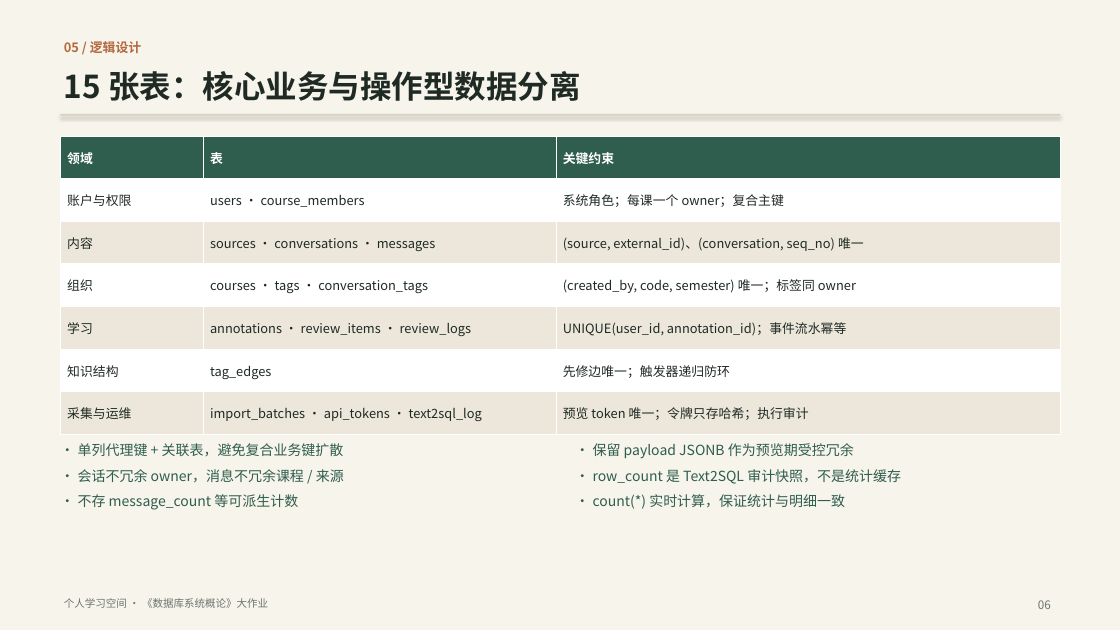
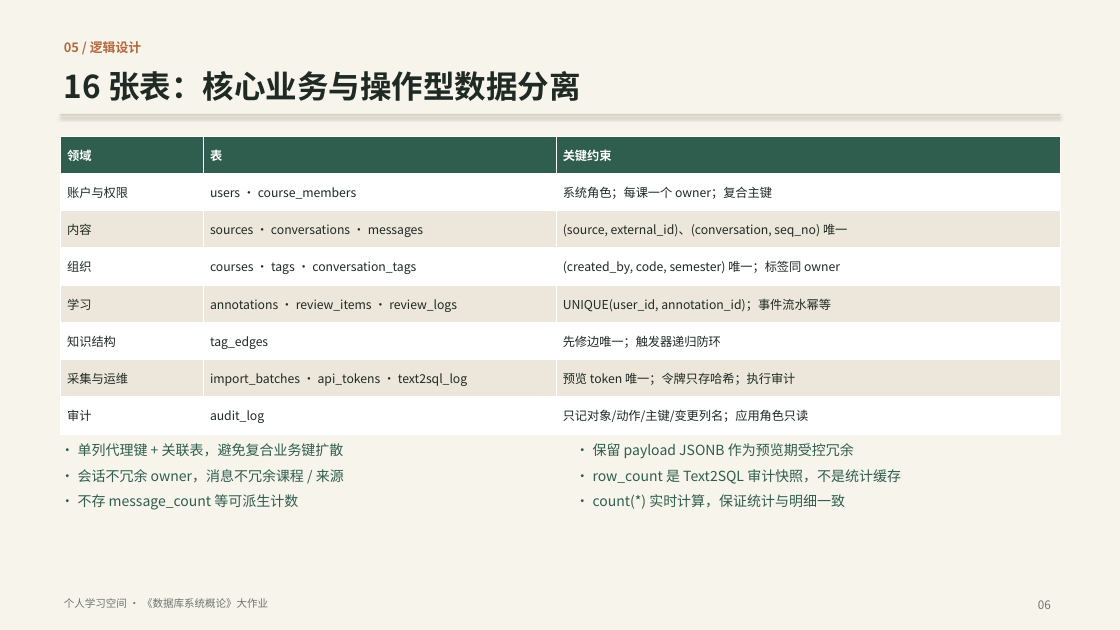
Before and after one commit to ycl-berserk/2026Database, a slide deck: slide 6 of docs/汇报.pptx. Drawn at 1120x630 pixels with LibreOffice and Linux fonts; fonts in the diff are those of the drawing. Boxes give left, top, right and bottom in pixels: in the first picture for what was removed or moved away, otherwise in the second. Text is boxed around its words. In the diff, an @@ line names an element or a change of style, - is before the commit and + after.

Commit message:
feat: 审计历史与通用触发器（D2）
- 迁移 007 新增 audit_log，审计课程、课程成员与账号的结构变更
- 只记录对象、动作、主键与变更列名，排除 password_hash，不复制任何列值
- SECURITY DEFINER 触发器写入，ls_app 只读；清理函数最少保留 90 天
- 管理页新增筛选时间线与清理入口，补充 6 项集成测试和 verify.db.audit
- 文档、截图与 PPT 更新到 16 张表、9 个触发器、274 项测试、41 项验收

```diff
--- a/docs/汇报.pptx
+++ b/docs/汇报.pptx
@@ text at [64,71,581,101]: text changed @@
-15 张表：核心业务与操作型数据分离
+16 张表：核心业务与操作型数据分离
@@ table at [60,136,1060,434] @@
+row 8: 审计 | audit_log | 只记对象/动作/主键/变更列名；应用角色只读
```
Also in this commit, not shown: 7 other slides changed, 26 other files.
